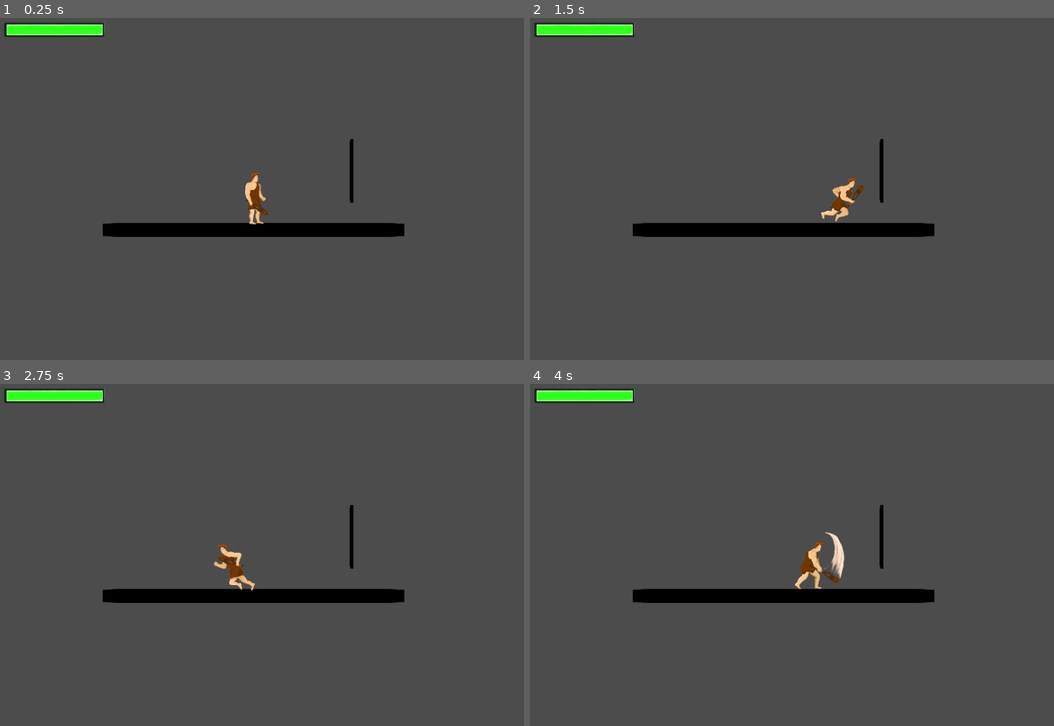
Above: before the commit, frames 1-4 (two rows, left to right).
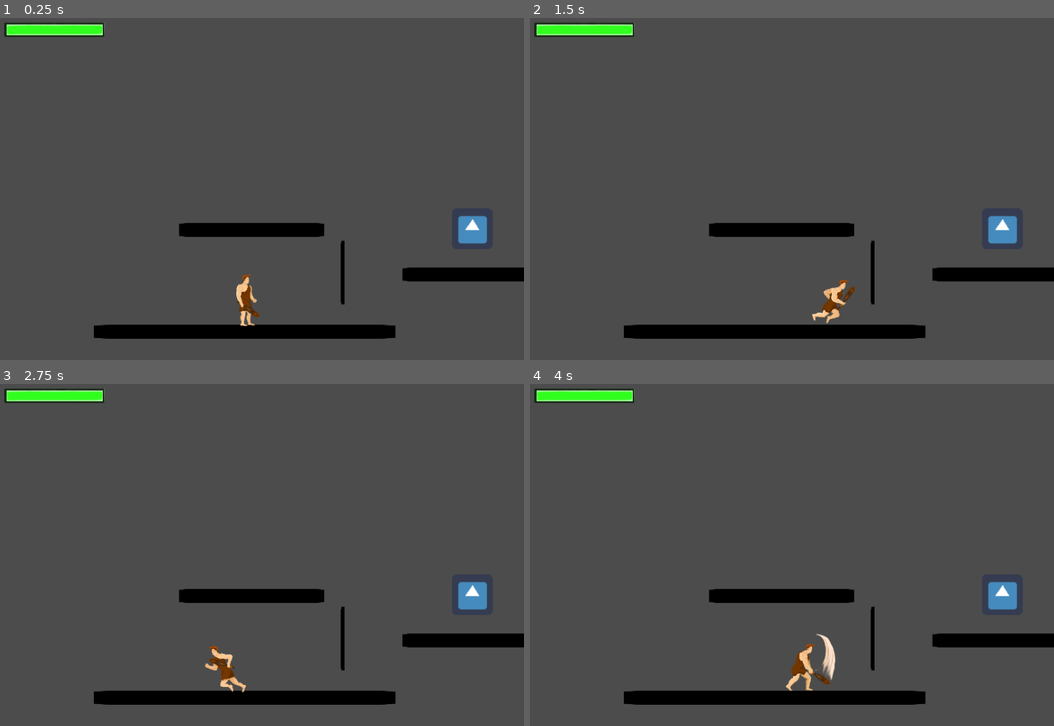
Above: after the commit, the same moments.

Repository: gilmarkandrade/game_lucas_github
Game: Godot game, scene res://fases/fase_test.tscn
Same seed, same stepped clock (60 frames per second), same inputs: the game is played once before the commit and once after it. This scene is started directly instead of the project's main scene. The engine's default icon, where the game draws it, is replaced by a stand-in: a white triangle on a blue panel in a dark square.
Inputs (mouse positions are in pixels of both pictures, inside the frame that each line leads up to):
- Up to frame 1 (0.25 s): no input
- Up to frame 2 (1.5 s): tap Enter (ui_accept) at 0.5, 0.77 s; move the mouse to (902, 171) at 0.52 s; hold Right (ui_right) from 0.53 s (still down); right-click (902, 171) at 0.6 s; move the mouse to (671, 212) at 1.27 s; right-click (671, 212) at 1.35 s
- Up to frame 3 (2.75 s): tap Enter (ui_accept) at 1.52 s; move the mouse to (303, 472) at 2.02 s; release Right (ui_right) at 2.03 s; hold Left (ui_left) from 2.03 s (still down); right-click (303, 472) at 2.1 s
- Up to frame 4 (4 s): move the mouse to (755, 633) at 2.77 s; release Left (ui_left) at 2.78 s; hold Right (ui_right) from 2.78 s (still down); right-click (755, 633) at 2.85 s; tap Enter (ui_accept) at 3.02, 3.77 s; move the mouse to (943, 616) at 3.52 s; right-click (943, 616) at 3.6 s

The runs differ from the first frame. In frame 1, 6.0% of the frame differs, in the area x 17-100%, y 35-94%; in frame 2, 6.1%; in frame 3, 6.1%; in frame 4, 6.5%.

Commit message:
criacao da cena arqueiro fase 2
criado a cena flecha e cena arqueiro ainda falta o sistema de  dano no player e no arqueiro

Diff:
--- a/game_lucas/fases/fase_test.tscn
+++ b/game_lucas/fases/fase_test.tscn
@@ -1,9 +1,10 @@
-[gd_scene load_steps=7 format=2]
+[gd_scene load_steps=8 format=2]
 
 [ext_resource path="res://fases/fase_test.gd" type="Script" id=1]
 [ext_resource path="res://cenas_globais/hud_life.tscn" type="PackedScene" id=2]
 [ext_resource path="res://icon.png" type="Texture" id=3]
 [ext_resource path="res://player/player_fase2/side_scorller_F2/player_SD_F2.tscn" type="PackedScene" id=4]
+[ext_resource path="res://inimigos/inimigos_comun/fase_2/arqueiro/side_scroller/arqueiro_SD.tscn" type="PackedScene" id=5]
 
 [sub_resource type="RectangleShape2D" id=1]
 extents = Vector2( 237.532, 10 )
@@ -34,6 +35,46 @@
 position = Vector2( -5.77778, -58.2222 )
 current = true
 
+[node name="chao2" type="StaticBody2D" parent="."]
+position = Vector2( 362, -90 )
+scale = Vector2( 0.48, 1 )
+__meta__ = {
+"_edit_group_": true
+}
+
+[node name="CollisionShape2D" type="CollisionShape2D" parent="chao2"]
+shape = SubResource( 1 )
+
+[node name="icon" type="Sprite" parent="chao2/CollisionShape2D"]
+modulate = Color( 0, 0, 0, 1 )
+position = Vector2( -0.888878, 0.777778 )
+scale = Vector2( 7.41667, 0.354167 )
+texture = ExtResource( 3 )
+
+[node name="Camera2D" type="Camera2D" parent="chao2"]
+position = Vector2( -5.77778, -58.2222 )
+current = true
+
+[node name="chao3" type="StaticBody2D" parent="."]
+position = Vector2( 11, -160 )
+scale = Vector2( 0.48, 1 )
+__meta__ = {
+"_edit_group_": true
+}
+
+[node name="CollisionShape2D" type="CollisionShape2D" parent="chao3"]
+shape = SubResource( 1 )
+
+[node name="icon" type="Sprite" parent="chao3/CollisionShape2D"]
+modulate = Color( 0, 0, 0, 1 )
+position = Vector2( -0.888878, 0.777778 )
+scale = Vector2( 7.41667, 0.354167 )
+texture = ExtResource( 3 )
+
+[node name="Camera2D" type="Camera2D" parent="chao3"]
+position = Vector2( -5.77778, -58.2222 )
+current = true
+
 [node name="player_SD_F2" parent="." instance=ExtResource( 4 )]
 position = Vector2( -1.33333, -64.4444 )
 
@@ -48,4 +89,7 @@
 position = Vector2( 1.51888, -3 )
 scale = Vector2( 0.09375, 1.5625 )
 texture = ExtResource( 3 )
+
+[node name="arqueiro_SD" parent="." instance=ExtResource( 5 )]
+position = Vector2( 357, -161 )
 [connection signal="body_entered" from="area_test_cajado" to="." method="_on_area_test_cajado_body_entered"]
--- /dev/null
+++ b/game_lucas/inimigos/inimigos_comun/fase_2/arqueiro/side_scroller/arqueiro_SD.gd
@@ -0,0 +1,84 @@
+extends KinematicBody2D
+
+var move = Vector2()
+var speed = 6
+var attacking = false
+var death = false
+var side_current = false
+var are_in_area = false
+var arrow = preload("res://inimigos/projeteis_inimigos/flecha_Fase_2/flecha.tscn")
+
+func fire_atack():
+	if side_current == false and attacking == true and death == false:
+		$animation_arqueiro_SD.current_animation = "atack_animation_left"
+
+	if side_current == true and attacking == true and death == false:
+		$animation_arqueiro_SD.current_animation = "atack_animation_rigth"
+
+func create_arrow():
+	var A_R_W = arrow.instance()
+	A_R_W.side = side_current
+	get_parent().add_child(A_R_W)
+	A_R_W.position = $position_projetil.global_position
+
+#============================================================================
+#                          BODY ENTERED
+#============================================================================
+
+
+func _on_area_atack_left_body_entered(body):
+	if body.is_in_group("player"):
+		side_current = false
+		attacking = true
+		are_in_area = true
+		fire_atack()
+
+
+
+
+func _on_area_atack_left_body_exited(body):
+	if body.is_in_group("player"):
+		attacking = false
+		are_in_area = false
+		$delay_atack_stop.start()
+
+
+
+func _on_area_atack_rigth_body_entered(body):
+	if body.is_in_group("player"):
+		side_current = true
+		attacking = true
+		are_in_area = true
+		fire_atack()
+
+
+
+func _on_area_atack_rigth_body_exited(body):
+	if body.is_in_group("player"):
+		attacking = false
+		are_in_area = false
+		$delay_atack_stop.start()
+
+
+func _on_area_corpo_body_entered(body):
+	pass # Replace with function body.
+
+
+
+
+func _on_delay_atack_stop_timeout():
+	if are_in_area == false :
+		$animation_arqueiro_SD.current_animation = "idlle_animation"
+
+
+
+func _on_animation_arqueiro_SD_animation_finished(anim_name):
+	if anim_name == "atack_animation_left":
+		create_arrow()
+		if are_in_area == true and death == false and side_current == false:
+			$animation_arqueiro_SD.current_animation = "atack_animation_left"
+
+	elif anim_name == "atack_animation_rigth":
+		create_arrow()
+		if are_in_area == true and death == false and side_current == true:
+			$animation_arqueiro_SD.current_animation = "atack_animation_rigth"
--- /dev/null
+++ b/game_lucas/inimigos/inimigos_comun/fase_2/arqueiro/side_scroller/arqueiro_SD.tscn
@@ -0,0 +1,100 @@
+[gd_scene load_steps=11 format=2]
+
+[ext_resource path="res://inimigos/inimigos_comun/fase_2/arqueiro/side_scroller/arqueiro_SD.gd" type="Script" id=1]
+[ext_resource path="res://icon.png" type="Texture" id=2]
+
+[sub_resource type="CapsuleShape2D" id=1]
+radius = 29.2658
+height = 62.6674
+
+[sub_resource type="Animation" id=2]
+resource_name = "atack_animation_left"
+tracks/0/type = "value"
+tracks/0/path = NodePath("position_projetil:position")
+tracks/0/interp = 1
+tracks/0/loop_wrap = true
+tracks/0/imported = false
+tracks/0/enabled = true
+tracks/0/keys = {
+"times": PoolRealArray( 0 ),
+"transitions": PoolRealArray( 1 ),
+"update": 0,
+"values": [ Vector2( -71.9999, -7.62939e-006 ) ]
+}
+
+[sub_resource type="Animation" id=3]
+resource_name = "atack_animation_rigth"
+tracks/0/type = "value"
+tracks/0/path = NodePath("position_projetil:position")
+tracks/0/interp = 1
+tracks/0/loop_wrap = true
+tracks/0/imported = false
+tracks/0/enabled = true
+tracks/0/keys = {
+"times": PoolRealArray( 0 ),
+"transitions": PoolRealArray( 1 ),
+"update": 0,
+"values": [ Vector2( 65.2499, -4.50001 ) ]
+}
+
+[sub_resource type="Animation" id=4]
+resource_name = "death_animation"
+
+[sub_resource type="Animation" id=5]
+resource_name = "idlle_animation"
+
+[sub_resource type="RectangleShape2D" id=6]
+extents = Vector2( 458.672, 89.4893 )
+
+[sub_resource type="RectangleShape2D" id=7]
+extents = Vector2( 460.922, 96.2393 )
+
+[sub_resource type="CapsuleShape2D" id=8]
+radius = 19.9223
+height = 67.134
+
+[node name="arqueiro_SD" type="KinematicBody2D"]
+script = ExtResource( 1 )
+
+[node name="CollisionShape2D" type="CollisionShape2D" parent="."]
+shape = SubResource( 1 )
+
+[node name="sprite_arqueiro_SD" type="Sprite" parent="."]
+texture = ExtResource( 2 )
+
+[node name="animation_arqueiro_SD" type="AnimationPlayer" parent="."]
+anims/atack_animation_left = SubResource( 2 )
+anims/atack_animation_rigth = SubResource( 3 )
+anims/death_animation = SubResource( 4 )
+anims/idlle_animation = SubResource( 5 )
+
+[node name="position_projetil" type="Position2D" parent="."]
+position = Vector2( -71.9999, -7.62939e-006 )
+
+[node name="area_atack_left" type="Area2D" parent="."]
+
+[node name="CollisionShape2D" type="CollisionShape2D" parent="area_atack_left"]
+position = Vector2( -517.499, -58.4999 )
+shape = SubResource( 6 )
+
+[node name="area_atack_rigth" type="Area2D" parent="."]
+
+[node name="CollisionShape2D" type="CollisionShape2D" parent="area_atack_rigth"]
+position = Vector2( 524.249, -58.4999 )
+shape = SubResource( 7 )
+
+[node name="area_corpo" type="Area2D" parent="."]
+editor/display_folded = true
+
+[node name="CollisionShape2D" type="CollisionShape2D" parent="area_corpo"]
+shape = SubResource( 8 )
+
+[node name="delay_atack_stop" type="Timer" parent="."]
+wait_time = 2.0
+[connection signal="animation_finished" from="animation_arqueiro_SD" to="." method="_on_animation_arqueiro_SD_animation_finished"]
+[connection signal="body_entered" from="area_atack_left" to="." method="_on_area_atack_left_body_entered"]
+[connection signal="body_exited" from="area_atack_left" to="." method="_on_area_atack_left_body_exited"]
+[connection signal="body_entered" from="area_atack_rigth" to="." method="_on_area_atack_rigth_body_entered"]
+[connection signal="body_exited" from="area_atack_rigth" to="." method="_on_area_atack_rigth_body_exited"]
+[connection signal="body_entered" from="area_corpo" to="." method="_on_area_corpo_body_entered"]
+[connection signal="timeout" from="delay_atack_stop" to="." method="_on_delay_atack_stop_timeout"]
--- /dev/null
+++ b/game_lucas/inimigos/projeteis_inimigos/flecha_Fase_2/flecha.gd
@@ -0,0 +1,23 @@
+extends Area2D
+var side
+var motion = Vector2()
+var speed = 1.5
+
+
+
+
+func _process(delta):
+
+	move_projetil()
+
+func move_projetil():
+
+	if side == false :
+		motion.x -= speed
+	if side == true:
+		motion.x += speed
+	translate(motion)
+
+
+func _on_VisibilityNotifier2D_screen_exited():
+	queue_free()
--- /dev/null
+++ b/game_lucas/inimigos/projeteis_inimigos/flecha_Fase_2/flecha.tscn
@@ -0,0 +1,21 @@
+[gd_scene load_steps=4 format=2]
+
+[ext_resource path="res://inimigos/projeteis_inimigos/flecha_Fase_2/flecha.gd" type="Script" id=1]
+[ext_resource path="res://icon.png" type="Texture" id=2]
+
+[sub_resource type="CapsuleShape2D" id=1]
+
+[node name="flecha" type="Area2D"]
+script = ExtResource( 1 )
+
+[node name="CollisionShape2D" type="CollisionShape2D" parent="."]
+rotation = 1.59419
+shape = SubResource( 1 )
+
+[node name="VisibilityNotifier2D" type="VisibilityNotifier2D" parent="."]
+
+[node name="icon" type="Sprite" parent="."]
+position = Vector2( 2.49926, 0.499848 )
+scale = Vector2( 0.578126, 0.234376 )
+texture = ExtResource( 2 )
+[connection signal="screen_exited" from="VisibilityNotifier2D" to="." method="_on_VisibilityNotifier2D_screen_exited"]
